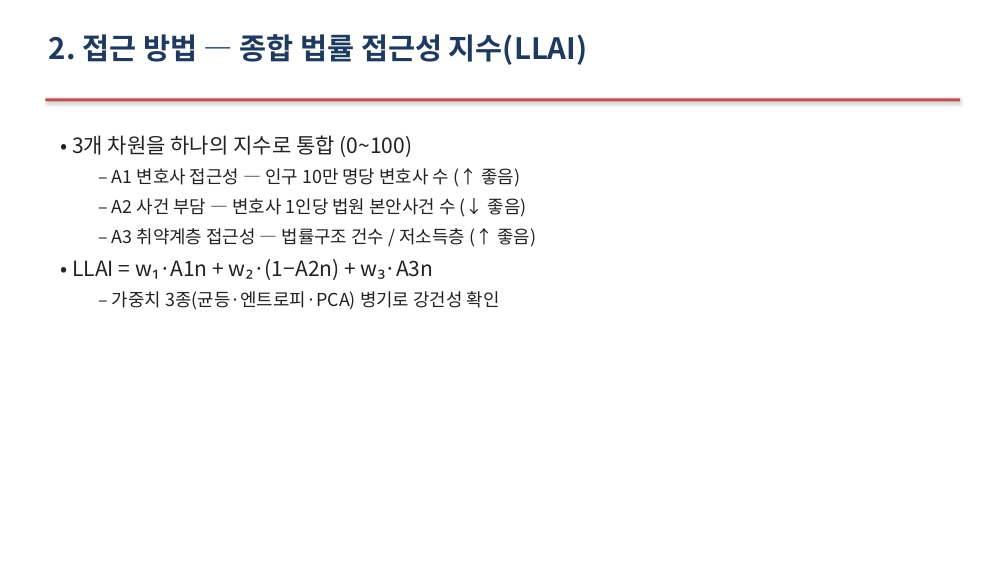
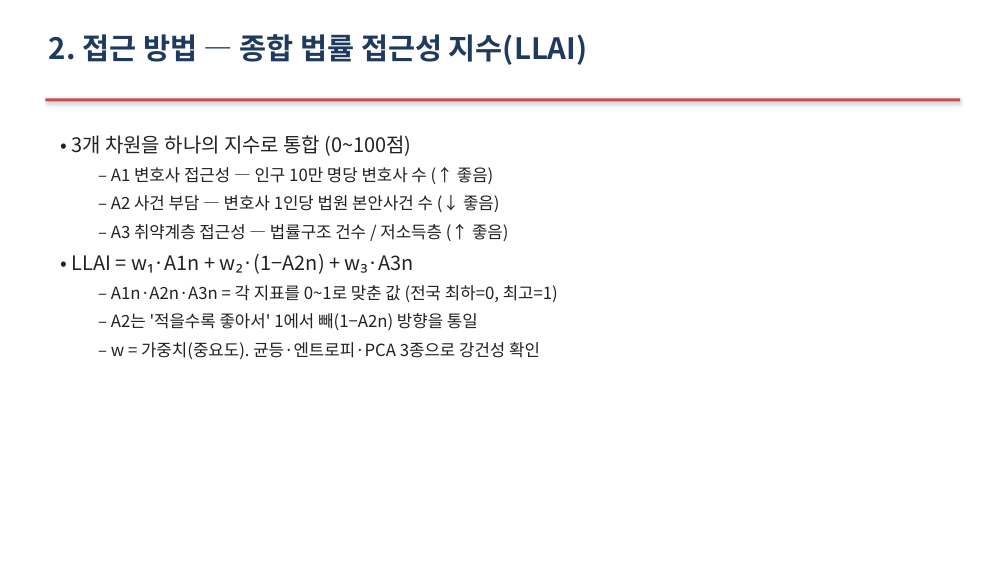
Before and after one commit to Allenkeem/llai-project, a slide deck: slide 4 of reports/발표자료.pptx (slide 5 before the commit). Drawn at 1008x567 pixels with LibreOffice and Linux fonts; fonts in the diff are those of the drawing. Boxes give left, top, right and bottom in pixels: in the first picture for what was removed or moved away, otherwise in the second. Text is boxed around its words. In the diff, an @@ line names an element or a change of style, - is before the commit and + after.

```diff
--- a/reports/발표자료.pptx
+++ b/reports/발표자료.pptx
@@ text at (x1=72, y1=135, x2=412, y2=156): text changed; size 20 to 19 pt @@
-• 3개 차원을 하나의 지수로 통합 (0~100)
+• 3개 차원을 하나의 지수로 통합 (0~100점)
@@ text at (x1=72, y1=167, x2=509, y2=274): size 17 to 16 pt in "– A1 변호사 접근성 — 인구 10만 ...", "– A2 사건 부담 — 변호사 1인당 ...", "– A3 취약계층 접근성 — 법률구조 건수 ..."; size 20 to 19 pt in "• LLAI = w₁·A1n + w₂·(1−A2n) + ..." @@
@@ text at (x1=111, y1=285, x2=558, y2=359): text changed; size 17 to 16 pt @@
-  – 가중치 3종(균등·엔트로피·PCA) 병기로 강건성 확인
+  – A1n·A2n·A3n = 각 지표를 0~1로 맞춘 값 (전국 최하=0, 최고=1)
+  – A2는 '적을수록 좋아서' 1에서 빼(1−A2n) 방향을 통일
+  – w = 가중치(중요도). 균등·엔트로피·PCA 3종으로 강건성 확인
```
Also in this commit, not shown: 11 other slides changed, 5 other files.
